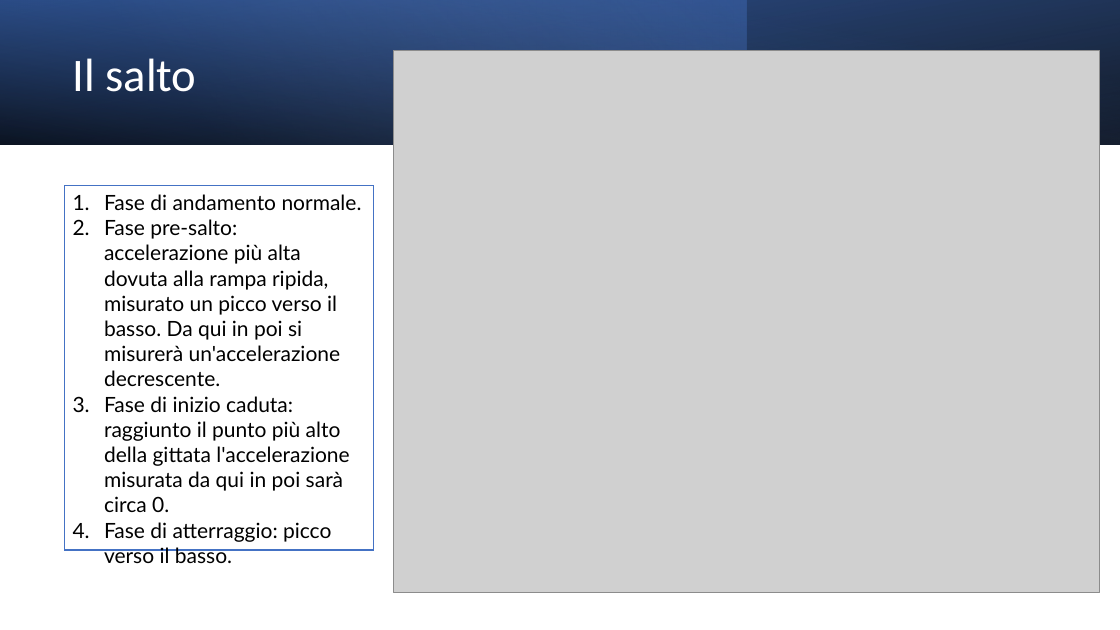
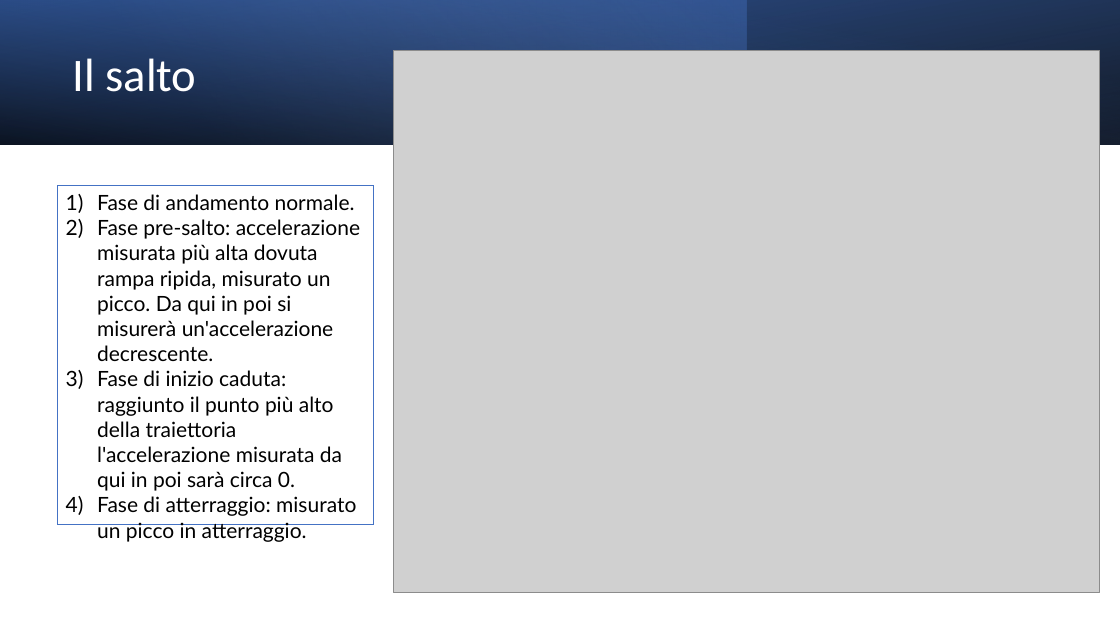
Before and after one commit to Alby-C/MA-IoT, a slide deck: slide 11 of BikeActivity.pptx (slide 10 before the commit). Drawn at 1120x630 pixels with LibreOffice and Linux fonts; fonts in the diff are those of the drawing; grey boxes stand for pictures. Boxes give left, top, right and bottom in pixels: in the first picture for what was removed or moved away, otherwise in the second. Text is boxed around its words. In the diff, an @@ line names an element or a change of style, - is before the commit and + after.

```diff
--- a/BikeActivity.pptx
+++ b/BikeActivity.pptx
@@ rectangle "Fase di andamento normale." resized from (x1=65, y1=186, x2=374, y2=550) to (x1=57, y1=186, x2=373, y2=525) @@
@@ text in rectangle at (x1=97, y1=194, x2=355, y2=210): bullet 1. to 1) @@
@@ text in rectangle at (x1=97, y1=219, x2=360, y2=538): text changed @@
-2. Fase pre-salto: accelerazione più alta dovuta alla rampa ripida, misurato un picco verso il basso. Da qui in poi si misurerà un'accelerazione decrescente.
-3. Fase di inizio caduta: raggiunto il punto più alto della gittata l'accelerazione misurata da qui in poi sarà circa 0.
-4. Fase di atterraggio: picco verso il basso.
+2) Fase pre-salto: accelerazione misurata più alta dovuta rampa ripida, misurato un picco. Da qui in poi si misurerà un'accelerazione decrescente.
+3) Fase di inizio caduta: raggiunto il punto più alto della traiettoria l'accelerazione misurata da qui in poi sarà circa 0.
+4) Fase di atterraggio: misurato un picco in atterraggio.
```
Also in this commit, not shown: 3 other slides changed, 1 slide added.
